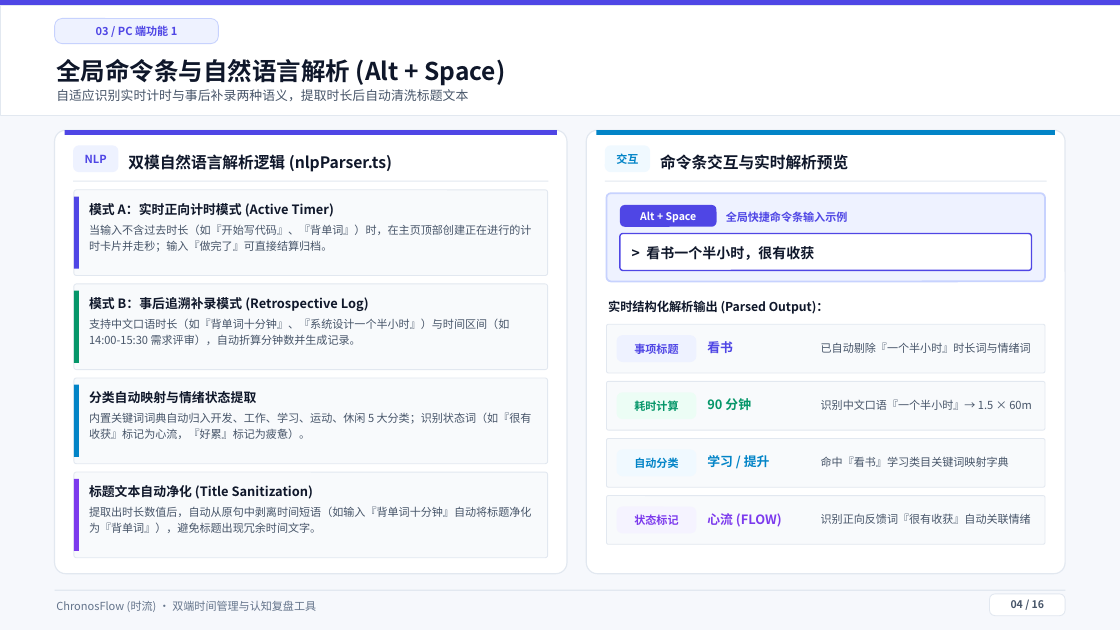
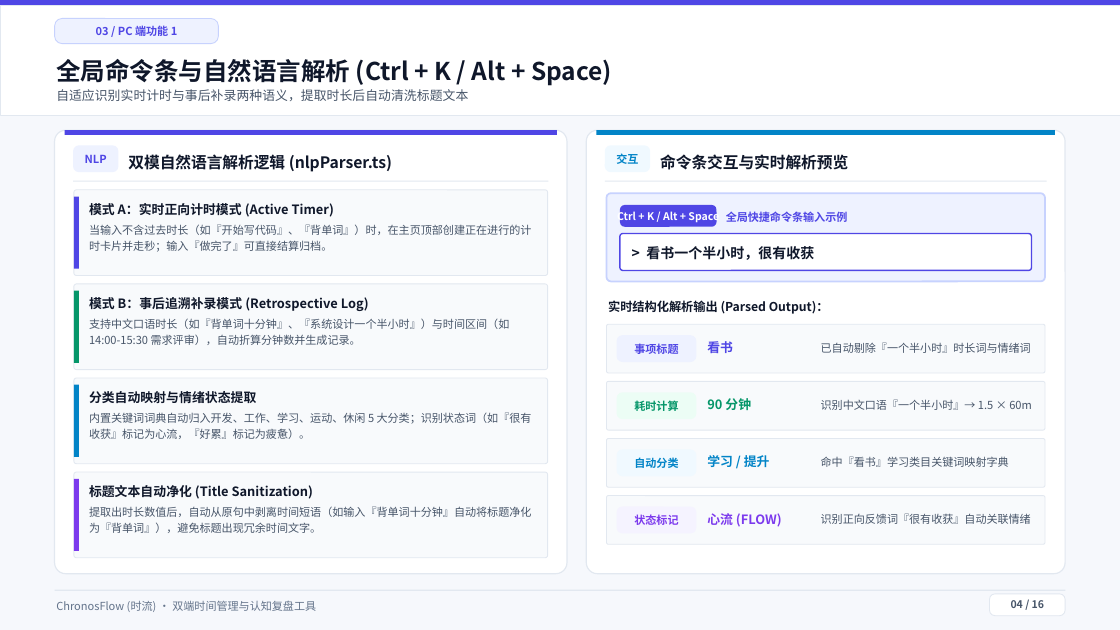
Before and after one commit to Citrus0914/ChronosFlow, a slide deck: slide 4 of 演示文稿/ChronosFlow软件功能全景介绍.pptx. Drawn at 1120x630 pixels with LibreOffice and Linux fonts; fonts in the diff are those of the drawing. Boxes give left, top, right and bottom in pixels: in the first picture for what was removed or moved away, otherwise in the second. Text is boxed around its words. In the diff, an @@ line names an element or a change of style, - is before the commit and + after.

```diff
--- a/演示文稿/ChronosFlow软件功能全景介绍.pptx
+++ b/演示文稿/ChronosFlow软件功能全景介绍.pptx
@@ text at (56, 59, 612, 86): text changed @@
-全局命令条与自然语言解析 (Alt + Space)
+全局命令条与自然语言解析 (Ctrl + K / Alt + Space)
@@ text in rounded rectangle at (617, 209, 719, 223): text changed @@
-Alt + Space
+Ctrl + K / Alt + Space
```
Also in this commit, not shown: 4 other slides changed, 11 other files.
